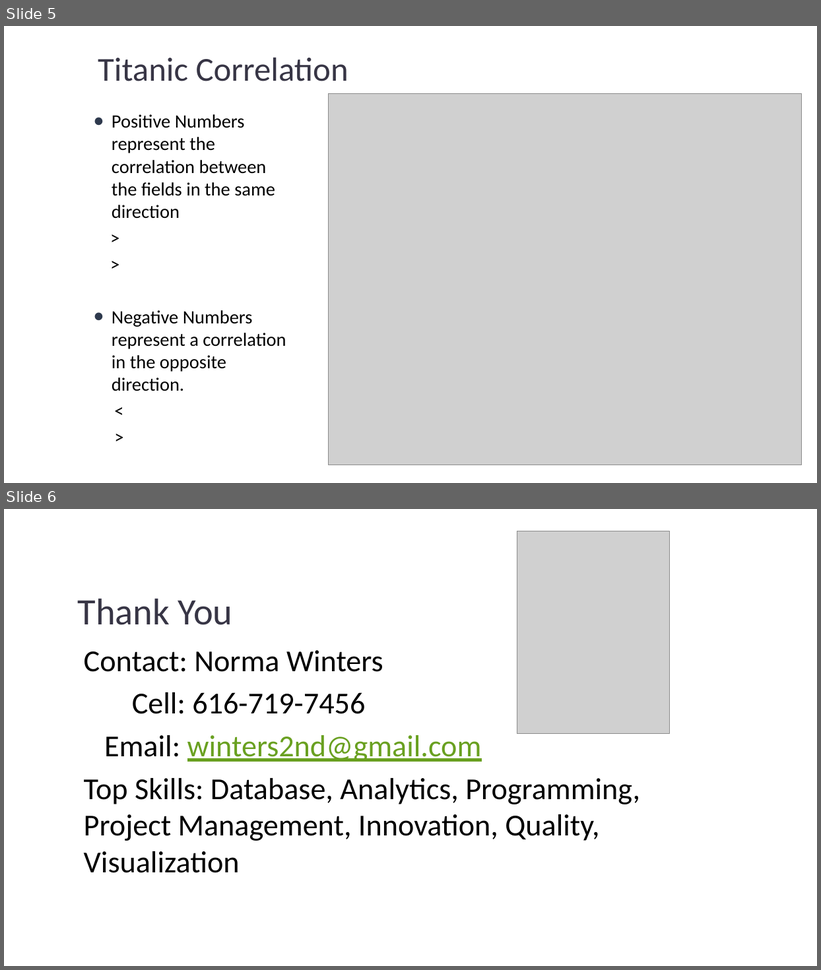
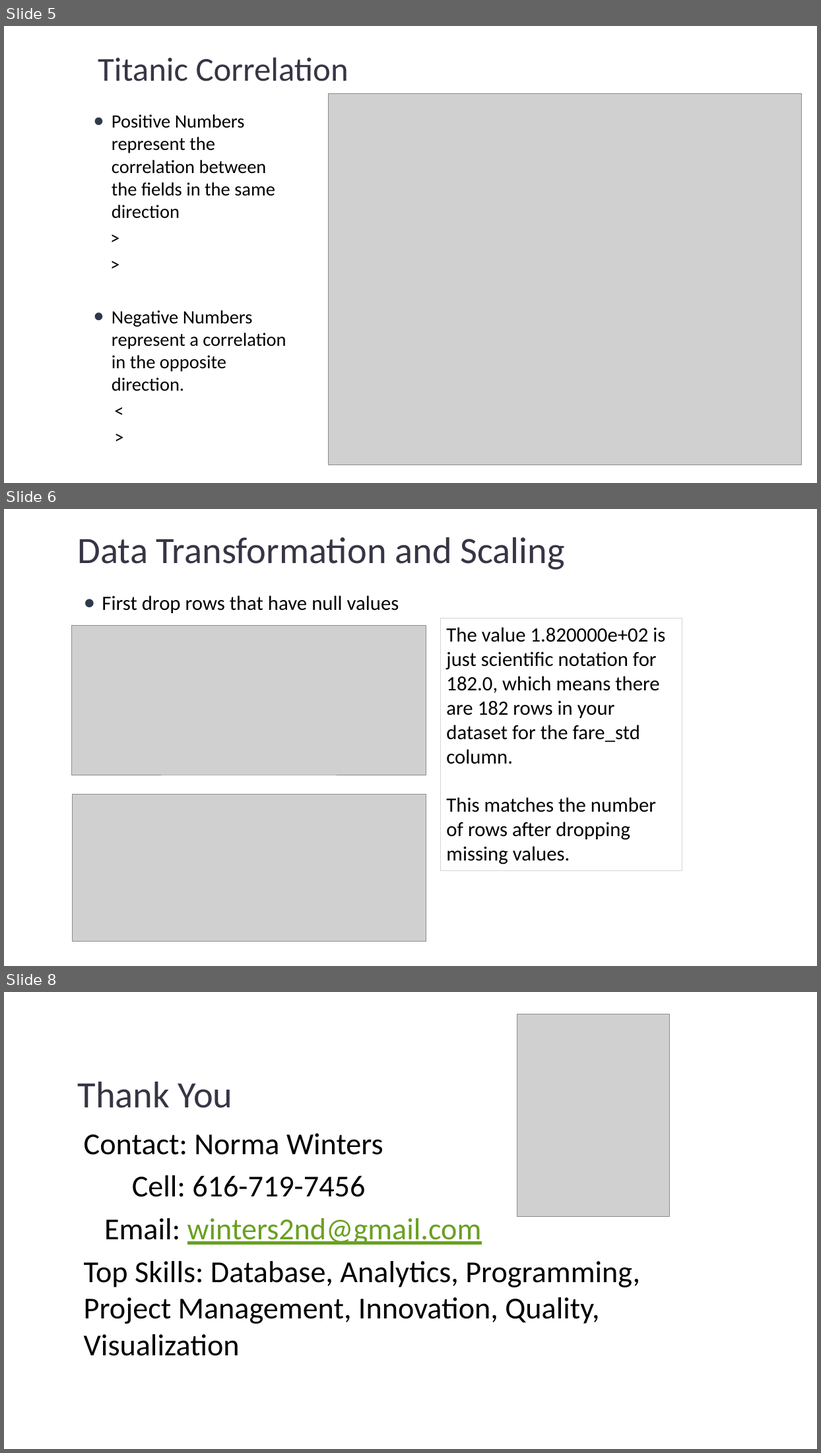
Before and after one commit to normawinters/python, a slide deck: Titanic Business Analytics - Python Visualizations.pptx. Shown one above the other, each under a label of ours: slides 5 and 6 before the commit, slides 5, 6 and 8 after it; the slides between them are not shown. The pictures are 821x970 and 821x1453 pixels, drawn with LibreOffice and Linux fonts; fonts in the diff are those of the drawing; grey boxes stand for pictures; background and template pictures are left out. Boxes give left, top, right and bottom in pixels: in the first picture for what was removed or moved away, otherwise in the second. Text is boxed around its words. In the diff, an @@ line names an element or a change of style, - is before the commit and + after.

```diff
--- a/Titanic Business Analytics - Python Visualizations.pptx
+++ b/Titanic Business Analytics - Python Visualizations.pptx
@@ slide 6 added at (4, 509, 817, 966), background picture (left out) @@
@@ title added at (78, 537, 565, 570), 44 pt, text #373545 @@
+Data Transformation and Scaling
@@ text added at (102, 595, 399, 613), 24 pt, text #000000 @@
+● First drop rows that have null values
@@ picture added at (72, 626, 426, 775) @@
@@ rectangle added at (441, 619, 683, 871), outline #D4D3DD 0.75 pt, 24 pt, text #000000 @@
+The value 1.820000e+02 is just scientific notation for 182.0, which means there are 182 rows in your dataset for the fare_std column.
+This matches the number of rows after dropping missing values.
@@ picture added at (73, 795, 426, 942) @@
@@ what was slide 6 is now slide 8 @@
```
Also in this commit, not shown: 1 other slide added.
